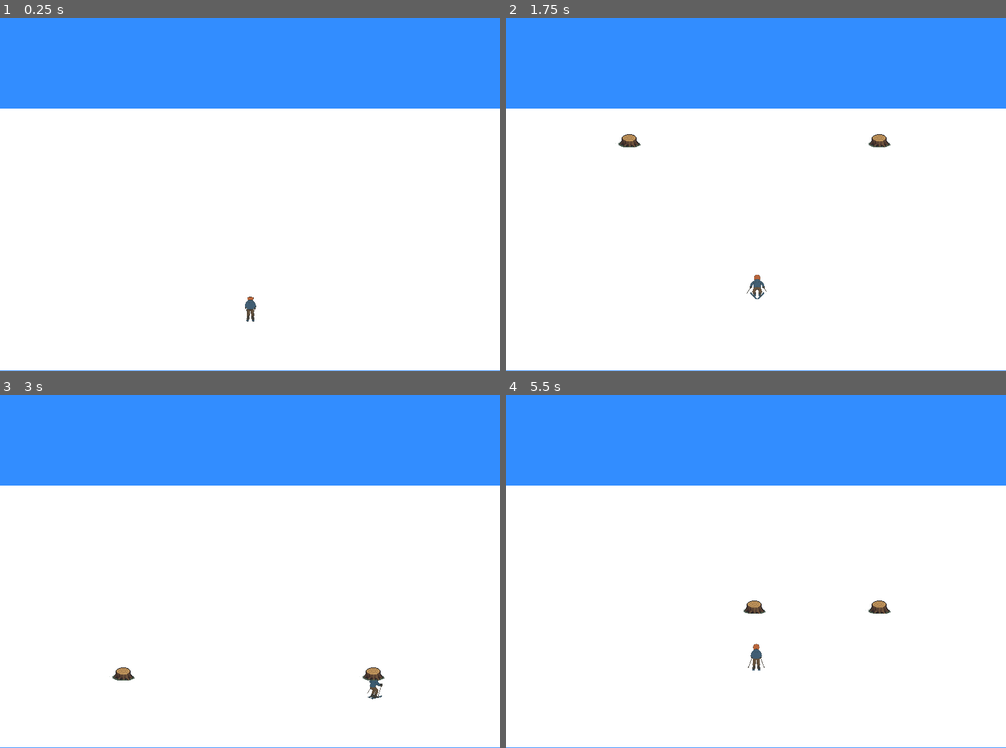
Above: before the commit, frames 1-4 (two rows, left to right).
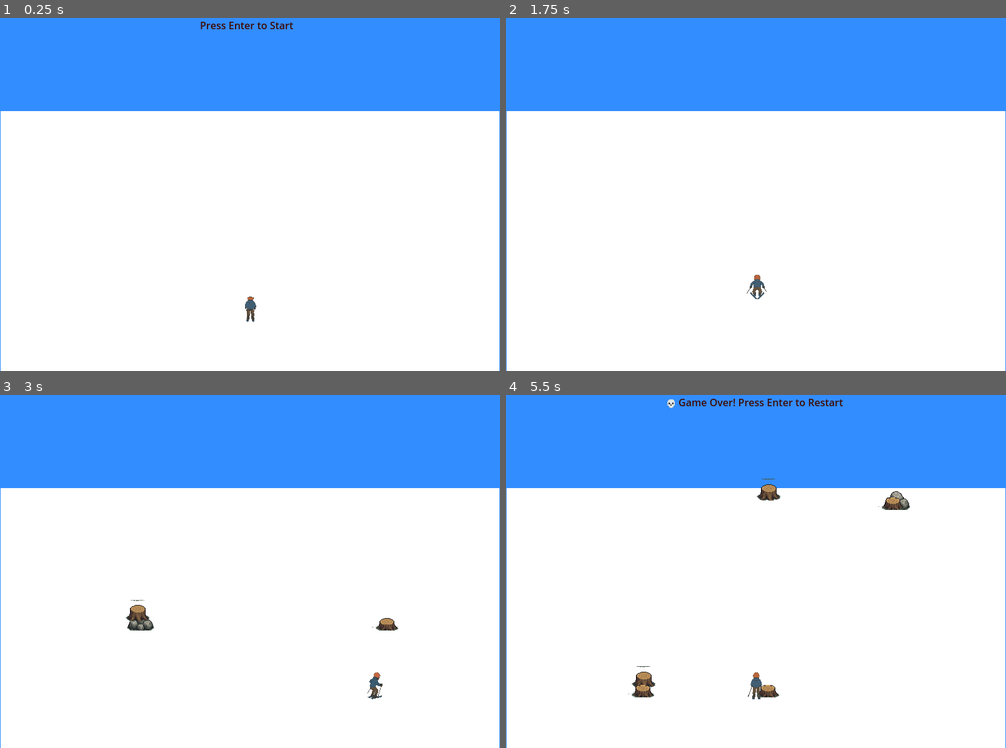
Above: after the commit, the same moments.

Repository: sattua/Xgame
Game: Godot game, scene res://main.tscn
The game is run twice, just before and just after one commit, with the same random seed, the same clock (stepped at 60 frames per second) and the same inputs.
Inputs:
- Up to frame 1 (0.25 s): no input
- Up to frame 2 (1.75 s): tap Enter (ui_accept) at 0.5, 1.55 s; hold D (move_right) 0.53-1.28 s; hold Enter (ui_accept) 0.53-1.28 s; tap Up (jump) at 0.77, 0.8, 1.07, 1.35, 1.52 s; hold Left (move_left) from 1.28 s (still down)
- Up to frame 3 (3 s): tap Up (jump) at 1.82, 2.3 s; release Left (move_left) at 2.03 s; hold Enter (ui_accept) 2.03-2.78 s; hold D (move_right) from 2.03 s (still down); tap Enter (ui_accept) at 2.85 s
- Up to frame 4 (5.5 s): tap Up (jump) at 3.02, 3.32, 4.52, 4.82, 5.3 s; release D (move_right) at 3.53 s; hold Up (jump) 3.53-4.28 s; hold Left (move_left) from 3.53 s (still down); tap Enter (ui_accept) at 4.35 s; hold Enter (ui_accept) from 5.03 s (still down)

The runs differ from the first frame. In frame 1, 1.2% of the frame differs, in the area x 0-100%, y 1-100%; in frame 2, 1.3%; in frame 3, 1.7%; in frame 4, 2.6%.

Commit message:
animated sprites obsctables

Diff:
--- a/Main.gd
+++ b/Main.gd
@@ -3,20 +3,45 @@
 @onready var ObstacleScene = preload("res://Obstacle.tscn")
 @onready var ObstacleContainer = $ObstacleContainer
 @onready var Skier = $Skier
+@onready var MainMessageLabel = $MainMessageLabel
+@onready var GROUND = $Ground
 
-const LANE_POSITIONS = [200.0, 400.0, 600.0]  # Used for obstacle spawning
+enum GameState { START, PLAYING, GAME_OVER }
+
+var state = GameState.START
+const LANE_POSITIONS = [200.0, 400.0, 600.0]
 const OBSTACLE_SPAWN_INTERVAL := 1.5
 const COLLISION_DISTANCE := 20.0
-const DIFFICULTY := 3; # add to rules: difficulty 1 easy, 2 mid, 3 hard
+const DIFFICULTY := 3
 var spawn_timer := 0.0
-var is_game_over := false
 
 func _ready():
+	MainMessageLabel.text = "Press Enter to Start"
+	MainMessageLabel.show()
+
+	_setGameMode(Node.PROCESS_MODE_WHEN_PAUSED)
+	MainMessageLabel.set_process_mode(Node.PROCESS_MODE_WHEN_PAUSED)
+
 	randomize()
 
+
+func _setGameMode(mode: int):
+	set_process_mode(mode)
+	Skier.set_process_mode(mode)
+	ObstacleContainer.set_process_mode(mode)
+	get_tree().paused = Node.PROCESS_MODE_WHEN_PAUSED == mode
+
+
 func _input(event):
-	if is_game_over:
-		return  # disable controls if game is over
+	if event.is_action_pressed("ui_accept"):
+		if state == GameState.START:
+			start_game()
+
+		elif state == GameState.GAME_OVER:
+			restart_game()
+
+	if state != GameState.PLAYING:
+		return
 
 	if event.is_action_pressed("move_left"):
 		Skier.move_left()
@@ -25,19 +50,38 @@
 	elif event.is_action_pressed("jump"):
 		Skier.jump()
 
+func start_game():
+	state = GameState.PLAYING
+	_setGameMode(Node.PROCESS_MODE_ALWAYS)
+	MainMessageLabel.hide()
+	spawn_timer = 0.0
+	print("✅ Start Game")
+
+func game_over():
+	state = GameState.GAME_OVER
+	_setGameMode(Node.PROCESS_MODE_WHEN_PAUSED)
+	MainMessageLabel.text = "💀 Game Over! Press Enter to Restart"
+	MainMessageLabel.show()
+	print("❌ Game Over")
+	# Stop all obstacle movement
+	for obstacle in ObstacleContainer.get_children():
+		obstacle.set_process(false)
+
+func restart_game():
+	print("restart_game")
+	get_tree().reload_current_scene()
+
 func _process(delta):
-	if is_game_over:
+	if state != GameState.PLAYING:
 		return
 
-	# Obstacle spawn timer
 	spawn_timer += delta
 	if spawn_timer >= OBSTACLE_SPAWN_INTERVAL:
 		spawn_timer = 0.0
 		spawn_obstacle(DIFFICULTY)
 
-	# Collision detection
 	for obstacle in ObstacleContainer.get_children():
-		var obstacle_pos = obstacle.position + Vector2(0, 220)
+		var obstacle_pos = obstacle.position # collition Areay
 		if obstacle_pos.distance_to(Skier.position) < COLLISION_DISTANCE:
 			if not Skier.is_jumping:
 				game_over()
@@ -46,11 +90,5 @@
 	for i in range(difficulty):
 		var obstacle = ObstacleScene.instantiate()
 		var lane_x = LANE_POSITIONS[randi() % 3]
-
-		obstacle.position = Vector2(lane_x, -50)
+		obstacle.position = Vector2(lane_x, GROUND.position.y) # Y is sky heigth
 		ObstacleContainer.add_child(obstacle)
-
-func game_over():
-	is_game_over = true
-	print("💀 GAME OVER")
-	get_tree().paused = true
--- a/Obstacle.gd
+++ b/Obstacle.gd
@@ -1,9 +1,31 @@
 extends Node2D
 
-const SPEED := 200.0  # píxeles por segundo
+const SPEED := 200.0
+const IMG_SIZE :=495
+const SPRITE_SIZE := Vector2(IMG_SIZE, IMG_SIZE)
+
+@onready var sprite = $Sprite2D
+
+func _ready():
+	sprite.texture = preload("res://osbtables.png")
+	sprite.region_enabled = true
+	sprite.set_process_mode(Node.PROCESS_MODE_ALWAYS)
+	sprite.z_index = 100
+	sprite.z_as_relative = false
+	sprite.modulate = Color(1, 1, 1, 1)
+	sprite.scale = Vector2(0.1, 0.1)
+	var sprite_positions = [
+		Vector2(0, 0),
+		Vector2(IMG_SIZE, 0),
+		Vector2(0, IMG_SIZE),
+		Vector2(IMG_SIZE, IMG_SIZE)
+	]
+
+	var choice: Vector2 = sprite_positions[int(randi() % sprite_positions.size())]
+	sprite.region_rect = Rect2(choice, SPRITE_SIZE)
 
 func _process(delta):
 	position.y += SPEED * delta
 
 	if position.y > get_viewport_rect().size.y:
-		queue_free()  # destruir cuando sale de pantalla
+		queue_free()
--- a/Obstacle.tscn
+++ b/Obstacle.tscn
@@ -7,8 +7,9 @@
 script = ExtResource("1_qaun2")
 
 [node name="Sprite2D" type="Sprite2D" parent="."]
-position = Vector2(0, 220)
+position = Vector2(21, 10)
 scale = Vector2(0.1, 0.1)
 texture = ExtResource("1_nfn2k")
 region_enabled = true
-region_rect = Rect2(500, 0, 500, 500)
+region_rect = Rect2(0, 0, 500, 500)
+region_filter_clip_enabled = true
--- a/main.tscn
+++ b/main.tscn
@@ -151,10 +151,13 @@
 offset_bottom = 40.0
 color = Color(0.196078, 0.552941, 1, 1)
 
-[node name="Floor" type="ColorRect" parent="."]
-offset_top = 180.0
-offset_right = 800.0
-offset_bottom = 599.0
+[node name="Ground" type="ColorRect" parent="."]
+offset_left = 1.0
+offset_top = 184.0
+offset_right = 799.0
+offset_bottom = 600.0
+
+[node name="ObstacleContainer" type="Node2D" parent="."]
 
 [node name="Skier" type="AnimatedSprite2D" parent="."]
 position = Vector2(400, 500)
@@ -163,4 +166,11 @@
 animation = &"jump_center"
 script = ExtResource("3_1bvp3")
 
-[node name="ObstacleContainer" type="Node2D" parent="."]
+[node name="MainMessageLabel" type="Label" parent="."]
+offset_left = 256.0
+offset_top = 29.0
+offset_right = 535.0
+offset_bottom = 64.0
+theme_override_colors/font_color = Color(0.241427, 0.0395705, 0, 1)
+horizontal_alignment = 1
+vertical_alignment = 1
